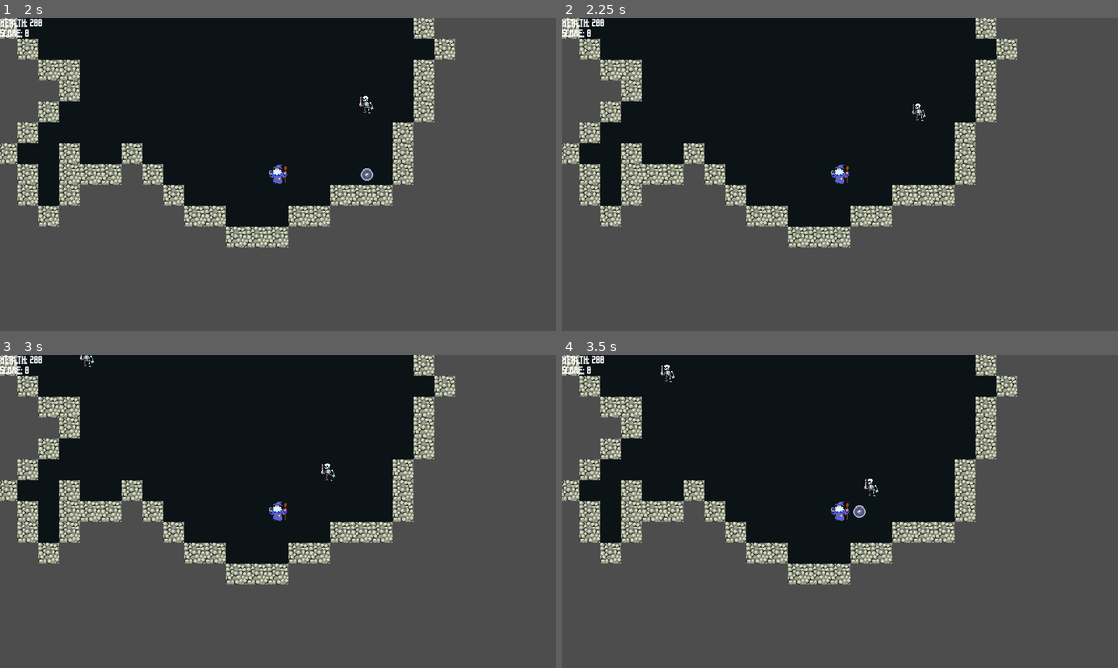
Above: before the commit, frames 1-4 (two rows, left to right).
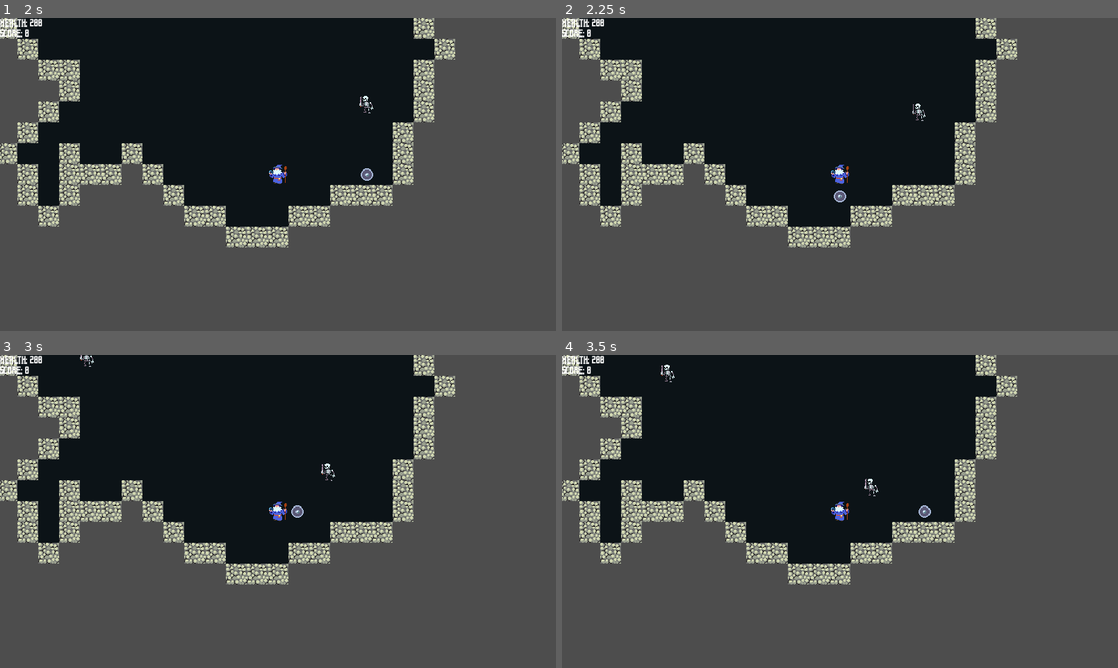
Above: after the commit, the same moments.

Repository: WizardsNStuff/Zealot-of-Wanderlust
Game: Godot game, scene res://Scenes/wizard_game.tscn
The game is run twice, just before and just after one commit, with the same random seed, the same clock (stepped at 60 frames per second) and the same inputs.
Inputs:
- Up to frame 1 (2 s): click "Start game" at 0.5 s; tap Enter at 1.25 s; hold Right (attack_right) from 1.28 s (still down)
- Up to frame 2 (2.25 s): release Right (attack_right) at 2.03 s; hold Down (attack_down) from 2.03 s (still down)
- Up to frame 3 (3 s): release Down (attack_down) at 2.78 s; hold Right (attack_right) from 2.78 s (still down)
- Up to frame 4 (3.5 s): keep holding Right (attack_right)

Frame 1 is identical in both runs. In frame 2, less than 0.1% of the frame differs, in the area x 48-52%, y 55-59%; in frame 3, less than 0.1%; in frame 4, 0.1%, in the area x 52-67%, y 48-52%.

Commit message:
Cooldown between shots lowered

Diff:
--- a/zealot-of-wanderlust/Scripts/player.gd
+++ b/zealot-of-wanderlust/Scripts/player.gd
@@ -9,7 +9,7 @@
 @export var score : float = 0
 
 @export var damage : float = 50
-var damage_cooldown: float = 1
+var damage_cooldown: float = 0.75
 
 @export var animations : AnimationPlayer
 
